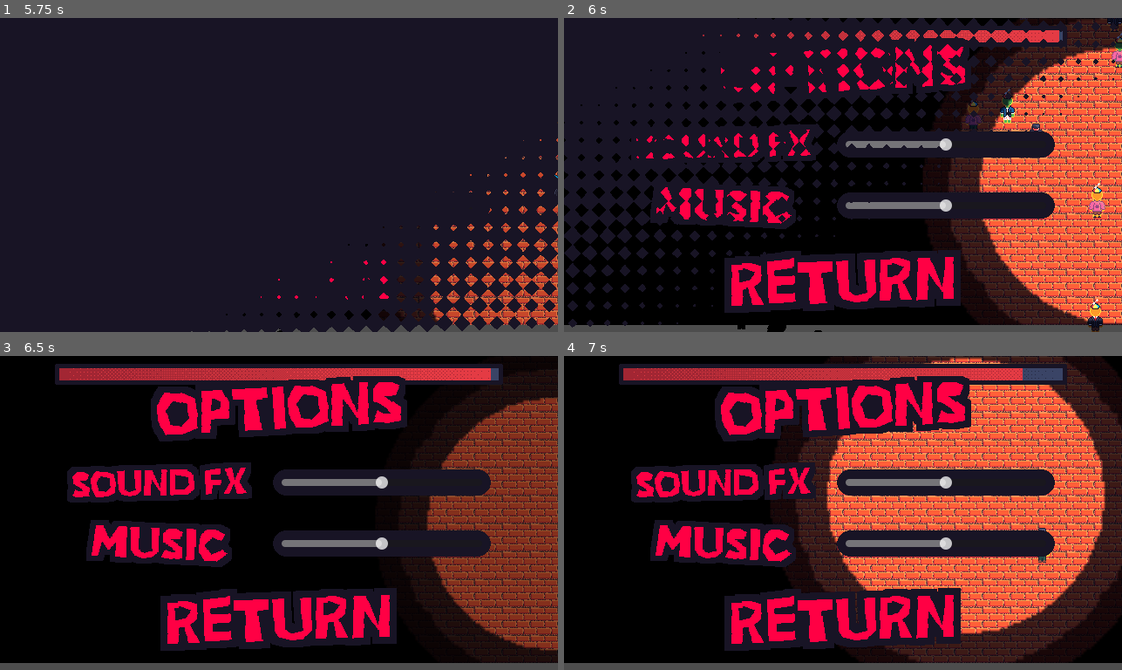
Above: before the commit, frames 1-4 (two rows, left to right).
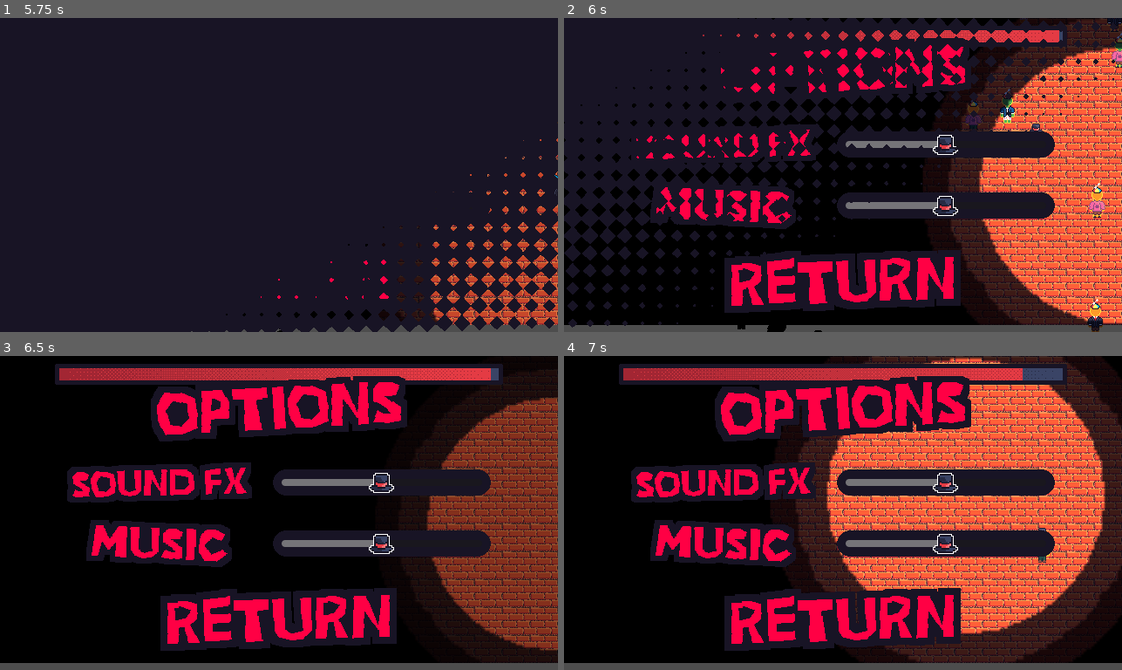
Above: after the commit, the same moments.

Repository: LaneMcMartin/FastFashion
Game: Godot game, scene res://main/main.tscn
Same seed, same stepped clock (60 frames per second), same inputs: the game is played once before the commit and once after it.
Inputs (mouse positions are in pixels of both pictures, inside the frame that each line leads up to):
- Up to frame 1 (5.75 s): move the mouse to (100, 190) at 0.52 s; press the mouse at (100, 190) at 0.53 s; hold D (RIGHT) 0.53-1.28 s; move the mouse to (94, 209) at 1.27 s; release the mouse at (94, 209) at 1.28 s; hold A (LEFT) 1.28-2.03 s; tap Space (SELECT) at 1.35, 2.85, 4.35 s; click (94, 209) at 1.42 s; move the mouse to (334, 105) at 2.02 s; press the mouse at (334, 105) at 2.03 s; hold D (RIGHT) 2.03-3.53 s; move the mouse to (117, 43) at 2.77 s; release the mouse at (117, 43) at 2.78 s; click (117, 43) at 2.92 s; move the mouse to (446, 222) at 3.52 s; press the mouse at (446, 222) at 3.53 s; hold A (LEFT) from 3.53 s (still down); move the mouse to (22, 121) at 4.27 s; release the mouse at (22, 121) at 4.28 s; click (22, 121) at 4.42 s; tap Enter at 5 s; move the mouse to (557, 266) at 5.02 s; press the mouse at (557, 266) at 5.03 s
- Up to frame 2 (6 s): move the mouse to (1116, 187) at 5.77 s; release A (LEFT) at 5.78 s; release the mouse at (1116, 187) at 5.78 s; hold D (RIGHT) from 5.78 s (still down); tap Space (SELECT) at 5.85 s; click (1116, 187) at 5.92 s
- Up to frame 3 (6.5 s): keep holding D (RIGHT)
- Up to frame 4 (7 s): keep holding D (RIGHT); move the mouse to (965, 497) at 6.52 s; press the mouse at (965, 497) at 6.53 s

Frame 1 is identical in both runs. In frame 2, 0.3% of the frame differs, in the area x 66-71%, y 37-64%; in frame 3, 0.3%; in frame 4, 0.3%.

Commit message:
Changed slider to epic hats

Diff:
--- a/main/main.tscn
+++ b/main/main.tscn
@@ -12,6 +12,7 @@
 [ext_resource type="Script" path="res://transition/transition.gd" id="6_s4vkj"]
 [ext_resource type="Texture2D" uid="uid://e1gvone7nr6w" path="res://options/music.png" id="8_ojj10"]
 [ext_resource type="Texture2D" uid="uid://mwya3d17tlil" path="res://options/return.png" id="9_ehol2"]
+[ext_resource type="Texture2D" uid="uid://dk735n57n0l4f" path="res://options/selector.png" id="9_y8p13"]
 
 [sub_resource type="Animation" id="Animation_vr8ao"]
 resource_name = "enter"
@@ -184,6 +185,9 @@
 size_flags_horizontal = 3
 size_flags_vertical = 1
 theme = SubResource("Theme_18tx6")
+theme_override_icons/grabber = ExtResource("9_y8p13")
+theme_override_icons/grabber_highlight = ExtResource("9_y8p13")
+theme_override_icons/grabber_disabled = ExtResource("9_y8p13")
 max_value = 1.0
 step = 0.05
 value = 0.5
@@ -218,6 +222,9 @@
 size_flags_horizontal = 3
 size_flags_vertical = 1
 theme = SubResource("Theme_18tx6")
+theme_override_icons/grabber = ExtResource("9_y8p13")
+theme_override_icons/grabber_highlight = ExtResource("9_y8p13")
+theme_override_icons/grabber_disabled = ExtResource("9_y8p13")
 max_value = 1.0
 step = 0.05
 value = 0.5
--- a/title_screen/titlescreen.gd
+++ b/title_screen/titlescreen.gd
@@ -14,6 +14,7 @@
 func _ready():
 	#animation_player.play("enter", -1, 1.5)
 	pass
+
 
 func _process(delta):
 	pass
@@ -39,7 +40,6 @@
 		options_pressed.emit()
 
 
-
 func _on_options_return_pressed():
 	visible = true
 	transition.open()
Not shown: 1 places in main/main.tscn that only renumber resources
Binary file added: options/selector.aseprite
Binary file added: options/selector.png
Not shown, added: options/selector.png.import
